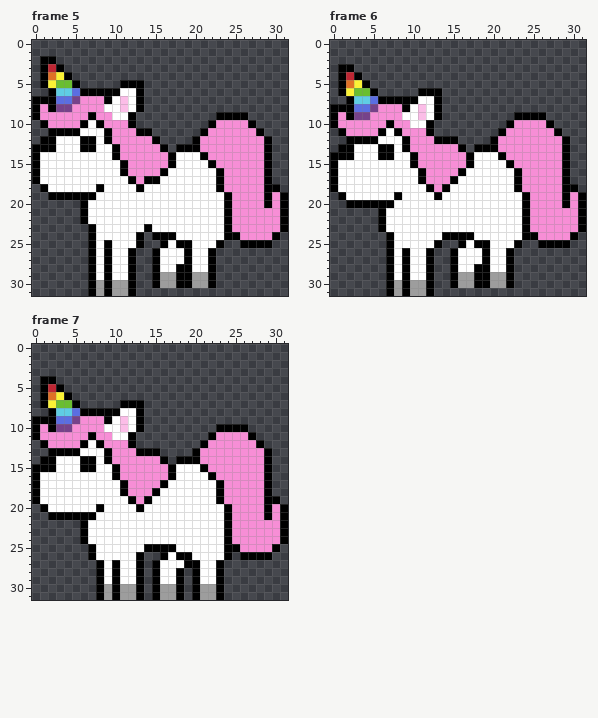
Pixel-art file: Assets/Sprites/Aseprite/Player Run.aseprite. The first picture shows the starting point.
32x32 pixels, 7 frames. Shown: frame 5, frame 6, frame 7. The commit also changed other frames, which this record leaves out.
New version:
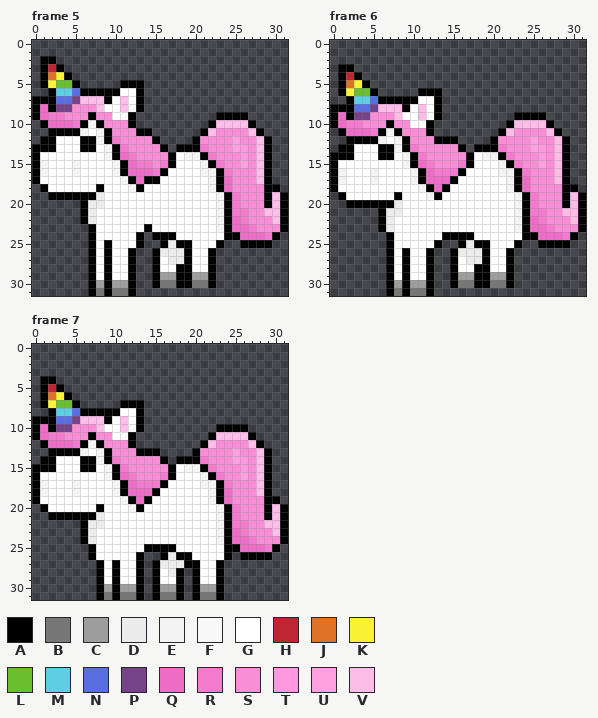
Palette (. is transparent): A #000000  B #777777  C #9d9d9d  D #ececec  E #f3f3f3  F #f9f9f9  G #ffffff  H #be2633  J #df7126  K #fbf236  L #6abe30  M #5fcde4  N #5b6ee1  P #76428a  Q #ed6cc5  R #f27bcd  S #f78ed6  T #ff98de  U #ffa1e1  V #fbbde7
Difference:
Changed rows in their new state; - is an unchanged pixel.
Frame 5:
first column x 1:
 7 -----VVV----------------------
 8 Q------V---F------------------
 9 QRR-------F-------------------
10 -QQQR-E---------------VVVV----
11 -----E-E-------------V----V---
12 -------E-R--------------U--V--
13 --------E-R---------R---UT-V--
14 --------E-QR------EE-R---T-V--
15 E---E----E-QRR-R----E-R--U-V--
16 E---E----E-QQQR-----EE-R---V--
17 ----------E-Q--------E-Q---V--
18 -----------E---------E-Q------
19 -------D--------------E-R----V
20 ------DD--------------E-R----V
21 ------D---------------E-RR--VV
22 ------D---------------E-QR---V
23 ----------------------E-QQR---
24 -------------------------QQQR-
25 ----------------D-------------
26 ---------------DDD------------
27 ----------------DD------------
30 ---------------BB--BB---------
31 -------B-BB-------------------
Frame 6:
first column x 1:
 8 -----VVV----------------------
 9 Q------V---F------------------
10 QRR-------F-----------VVVV----
11 -QQQR-E--------------V----V---
12 -----E-E----------------U--V--
13 -------E-R----------R---UT-V--
14 --------E-R-------EE-R---T-V--
15 --------E-QR---R----E-R--U-V--
16 E---E----E-QRRR-----EE-R---V--
17 E---E----E-QQQ-------E-Q---V--
18 ----------E-Q--------E-Q------
19 -----------E----------E-R----V
20 -------D--------------E-R----V
21 ------DD--------------E-RR--VV
22 ------D---------------E-QR---V
23 ------D---------------E-QQR---
24 -------------------------QQQR-
25 ----------------D-------------
26 ---------------DDD------------
27 ----------------DD------------
30 ---------------BB--BB---------
31 -------B-BB-------------------
Frame 7:
first column x 1:
 9 -----VVV----------------------
10 Q------V---F------------------
11 QRR-------F-----------VVVV----
12 -QQQR-E--------------V----V---
13 -----E-E----------------U--V--
14 -------E-R----------R---UT-V--
15 --------E-R-------EE-R---T-V--
16 --------E-QR---R----E-R--U-V--
17 E---E----E-QRRR-----EE-R---V--
18 E---E----E-QQQ-------E-Q---V--
19 ----------E-Q--------E-Q------
20 -----------E----------E-R----V
21 -------D--------------E-R----V
22 ------DD--------------E-RR--VV
23 ------D---------------E-QR---V
24 ------D---------------E-QQR---
25 -------------------------QQQR-
26 ----------------D-------------
27 ---------------DDD------------
28 ----------------D-------------
31 --------B-BB---BB---BB--------
Pixel boxes of the changes (left, top, right, bottom) in both pictures:
changed: (40, 96, 280, 288)
changed: (96, 288, 128, 296)
changed: (338, 104, 578, 288)
changed: (394, 288, 426, 296)
changed: (40, 416, 280, 600)
